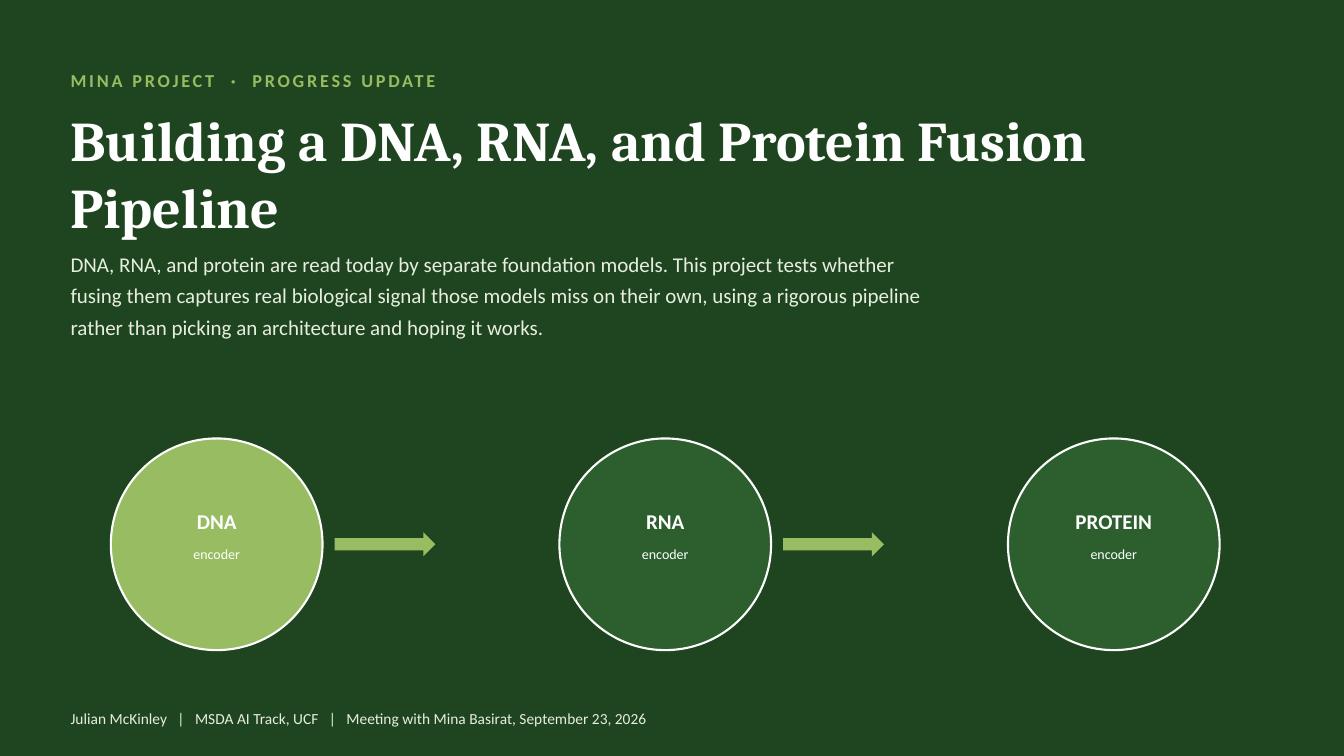
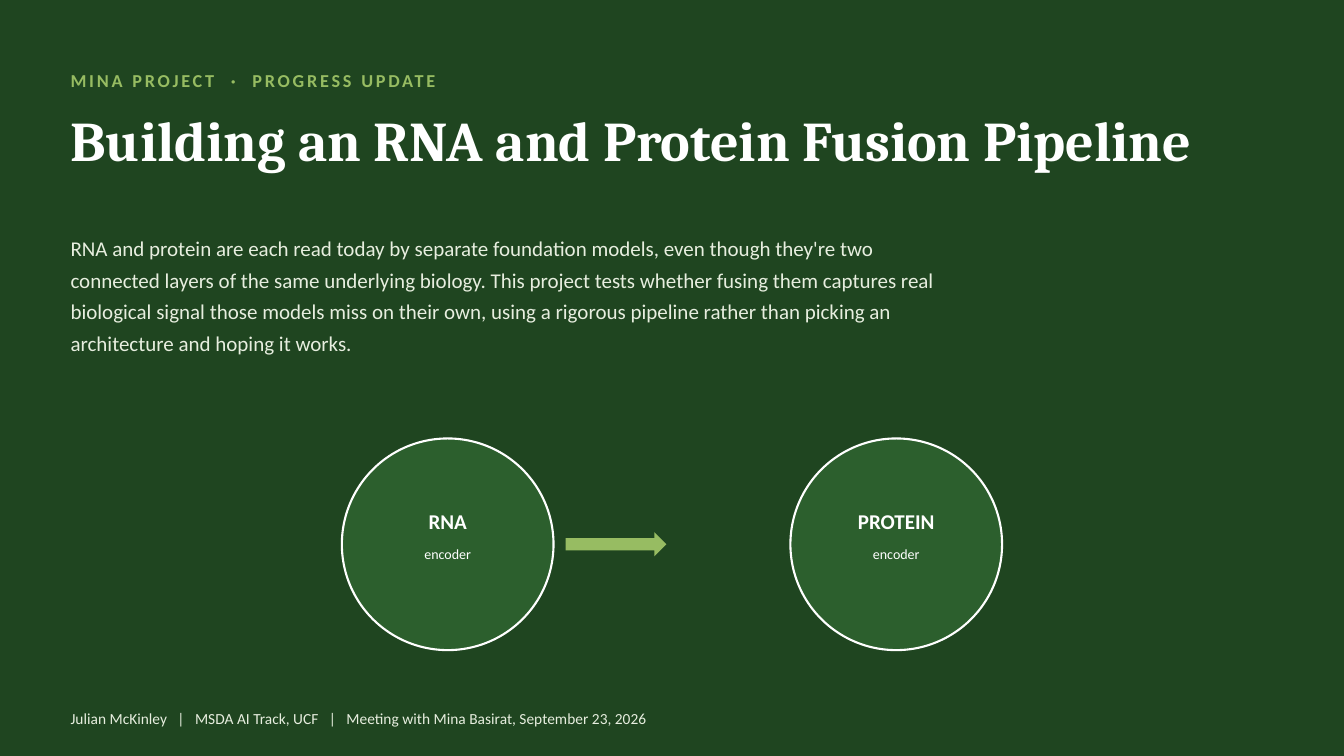
Before and after one commit to jtmckinley4/RNA-Protein-Multimodal-Fusion, a slide deck: slide 1 of Notes/Mina_Meeting_Slides_2026-09-23.pptx. Drawn at 1344x756 pixels with LibreOffice and Linux fonts; fonts in the diff are those of the drawing. Boxes give left, top, right and bottom in pixels: in the first picture for what was removed or moved away, otherwise in the second. Text is boxed around its words. In the diff, an @@ line names an element or a change of style, - is before the commit and + after.

```diff
--- a/Notes/Mina_Meeting_Slides_2026-09-23.pptx
+++ b/Notes/Mina_Meeting_Slides_2026-09-23.pptx
@@ text at bbox=[71, 122, 1191, 174]: text changed @@
-Building a DNA, RNA, and Protein Fusion Pipeline
+Building an RNA and Protein Fusion Pipeline
@@ text at bbox=[71, 241, 933, 355]: text changed @@
-DNA, RNA, and protein are read today by separate foundation models. This project tests whether fusing them captures real biological signal those models miss on their own, using a rigorous pipeline rather than picking an architecture and hoping it works.
+RNA and protein are each read today by separate foundation models, even though they're two connected layers of the same underlying biology. This project tests whether fusing them captures real biological signal those models miss on their own, using a rigorous pipeline rather than picking an architecture and hoping it works.
@@ ellipse removed at bbox=[111, 439, 323, 650] @@
@@ 4 texts, 2 ellipses: place and size @@
-4 texts, 2 ellipses at bbox=[560, 439, 1220, 650]
+4 texts, 2 ellipses at bbox=[342, 439, 1002, 650]
@@ text removed at bbox=[197, 515, 237, 529] @@
-DNA
@@ right arrow removed at bbox=[335, 532, 436, 557] @@
@@ right arrow: place and size @@
-right arrow at bbox=[783, 532, 884, 557]
+right arrow at bbox=[566, 532, 666, 557]
@@ text removed at bbox=[193, 549, 240, 559] @@
-encoder
```
Also in this commit, not shown: 4 other slides changed, 3 other files.
